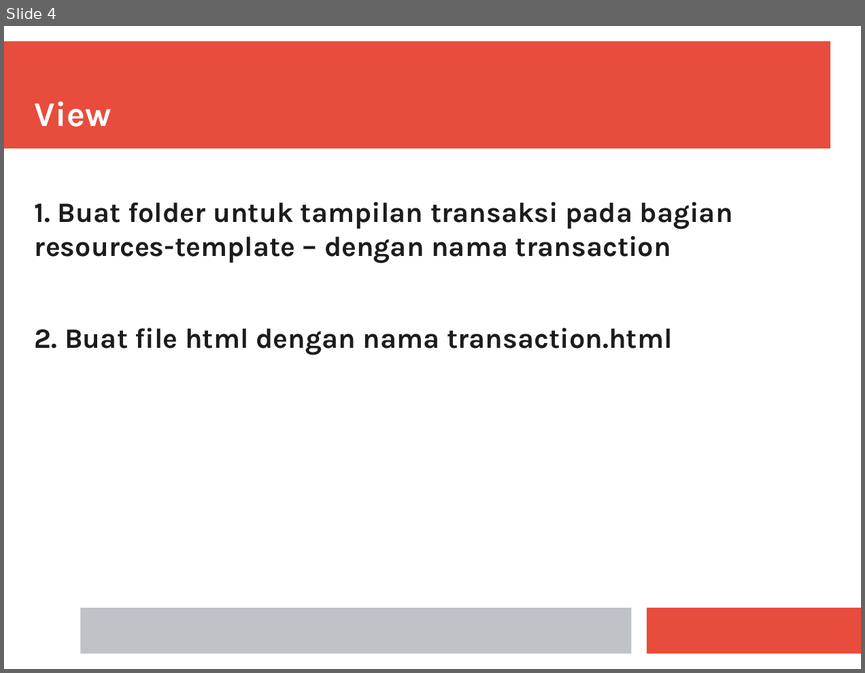
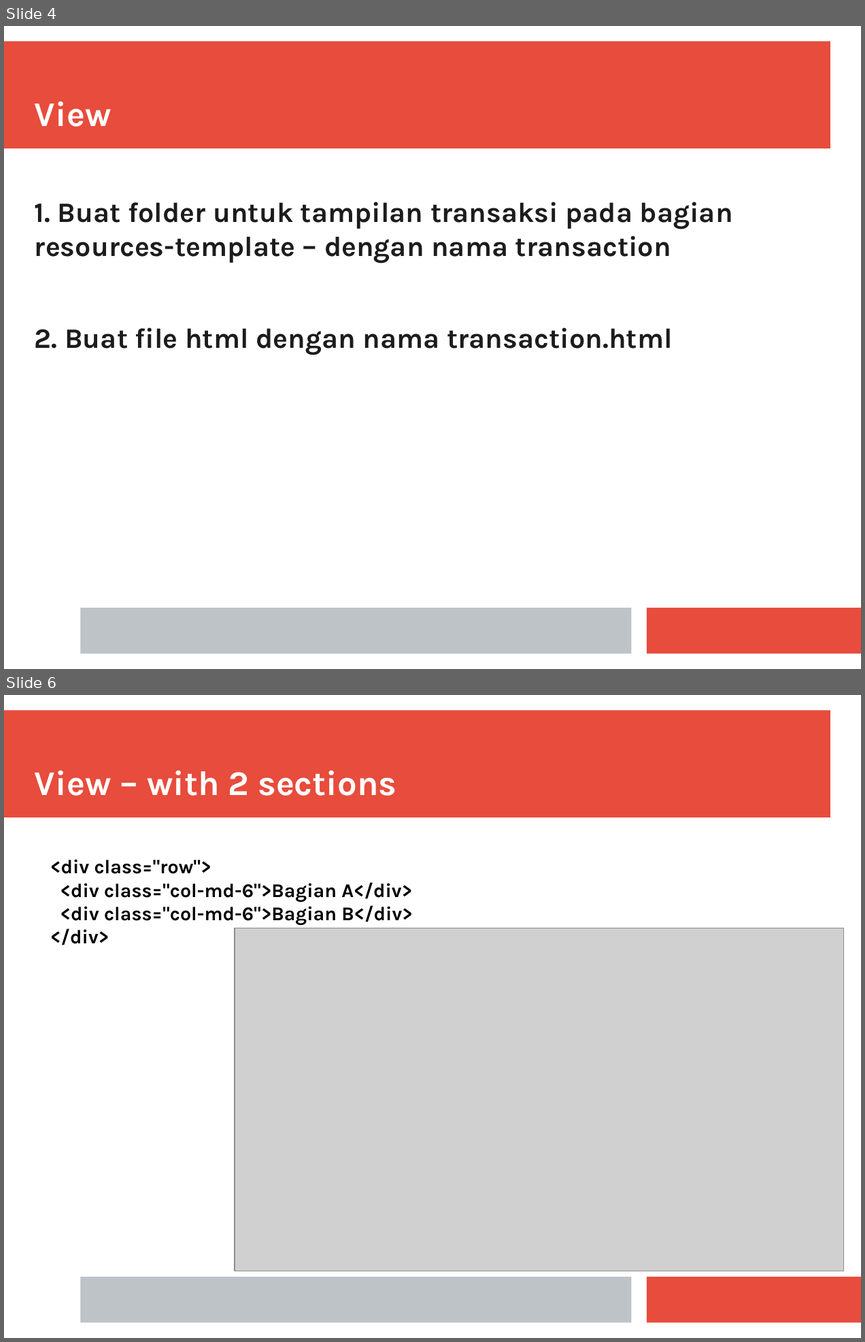
Before and after one commit to farouksyah/javatechnology198, a slide deck: docs/TransactionGuidances.pptx. Shown one above the other, each under a label of ours: slide 4 before the commit, slides 4 and 6 after it; the slides between them are not shown. The pictures are 865x673 and 865x1342 pixels, drawn with LibreOffice and Linux fonts; fonts in the diff are those of the drawing; grey boxes stand for pictures. Boxes give left, top, right and bottom in pixels: in the first picture for what was removed or moved away, otherwise in the second. Text is boxed around its words. In the diff, an @@ line names an element or a change of style, - is before the commit and + after.

Commit message:
update document transaction Section A

```diff
--- a/docs/TransactionGuidances.pptx
+++ b/docs/TransactionGuidances.pptx
@@ slide 6 added at box(4, 695, 861, 1338), background #FFFFFF; not listed: 3 template elements that a slide beside it also shows @@
@@ text added at box(35, 770, 396, 796), 32 pt, text #FFFFFF, bold @@
+View – with 2 sections
@@ text added at box(50, 859, 412, 945), 18 pt, text #000000, bold @@
+<div class="row">
+<div class="col-md-6">Bagian A</div>
+<div class="col-md-6">Bagian B</div>
+</div>
@@ picture added at box(235, 928, 844, 1271) @@
```
Also in this commit, not shown: 1 slide changed, 10 other slides added, 4 slides removed, 1 other file.
